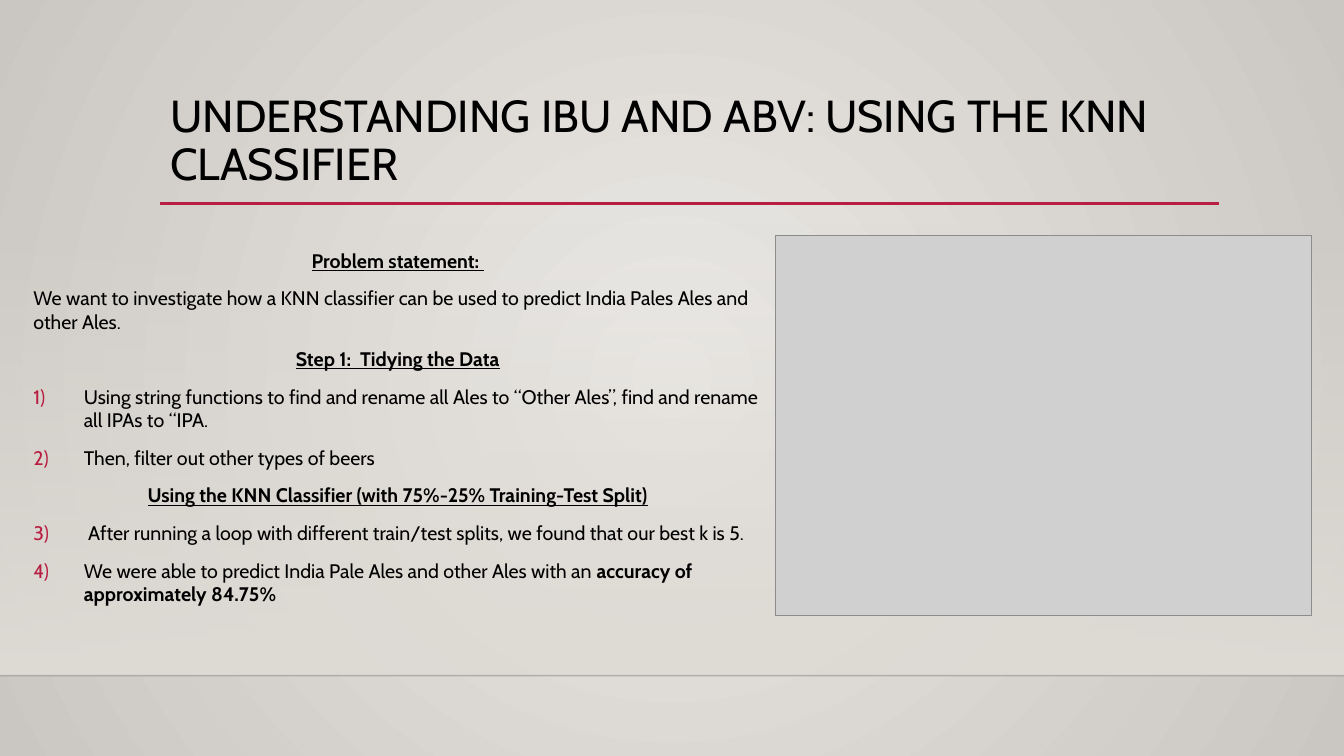
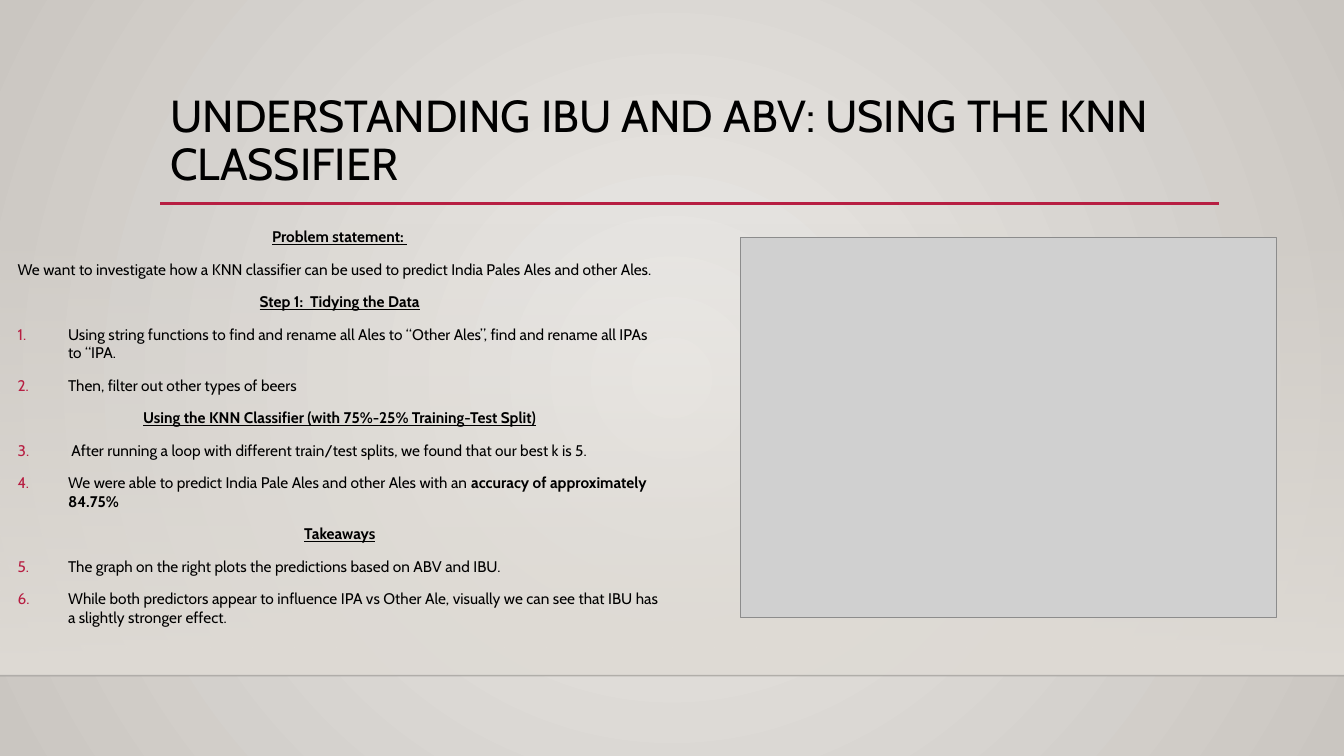
Before and after one commit to sajmera9/BeerCaseStudy1, a slide deck: slide 10 of CaseStudy1_Final_Presentation.pptx. Drawn at 1344x756 pixels with LibreOffice and Linux fonts; fonts in the diff are those of the drawing; grey boxes stand for pictures; background and template pictures are left out. Boxes give left, top, right and bottom in pixels: in the first picture for what was removed or moved away, otherwise in the second. Text is boxed around its words. In the diff, an @@ line names an element or a change of style, - is before the commit and + after.

Commit message:
presentation

```diff
--- a/CaseStudy1_Final_Presentation.pptx
+++ b/CaseStudy1_Final_Presentation.pptx
@@ text "Problem statement:": place and size @@
-text "Problem statement:" at (33,253,758,606)
+text "Problem statement:" at (18,230,658,627)
@@ text at (18,230,651,507): size 14 to 11 pt in "Problem statement:", "We want to investigate how a KNN ...", "Step 1: Tidying the Data", "Using string functions to find and rename ..." and 4 more places; bullet 1) to 1. @@
@@ picture: place and size @@
-picture at (776,235,1312,615)
+picture at (741,238,1276,618)
@@ text at (68,527,658,627): paragraphs added @@
+Takeaways
+1. The graph on the right plots the predictions based on ABV and IBU.
+2. While both predictors appear to influence IPA vs Other Ale, visually we can see that IBU has a slightly stronger effect.
```
Also in this commit, not shown: 2 slides added, 1 slide removed.
